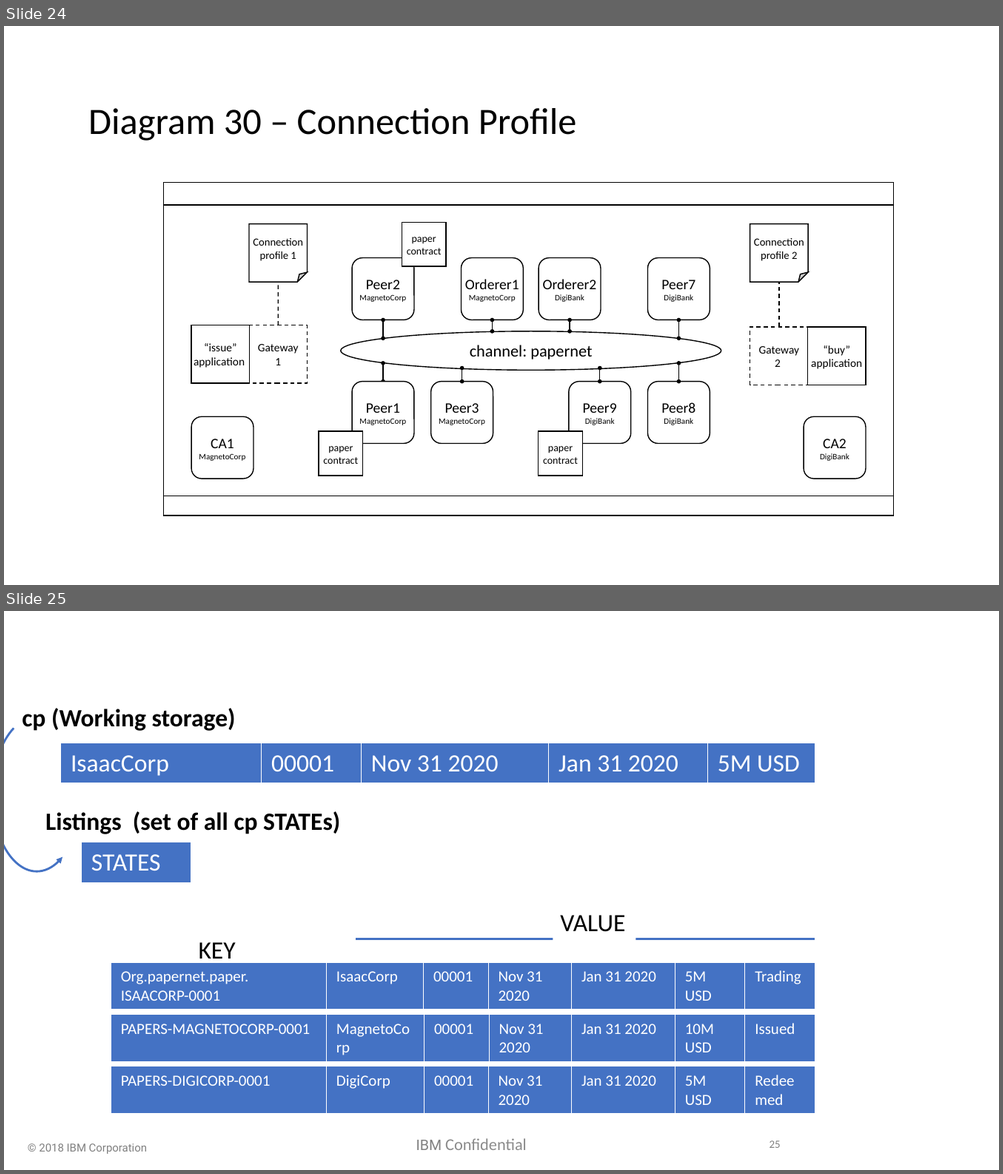
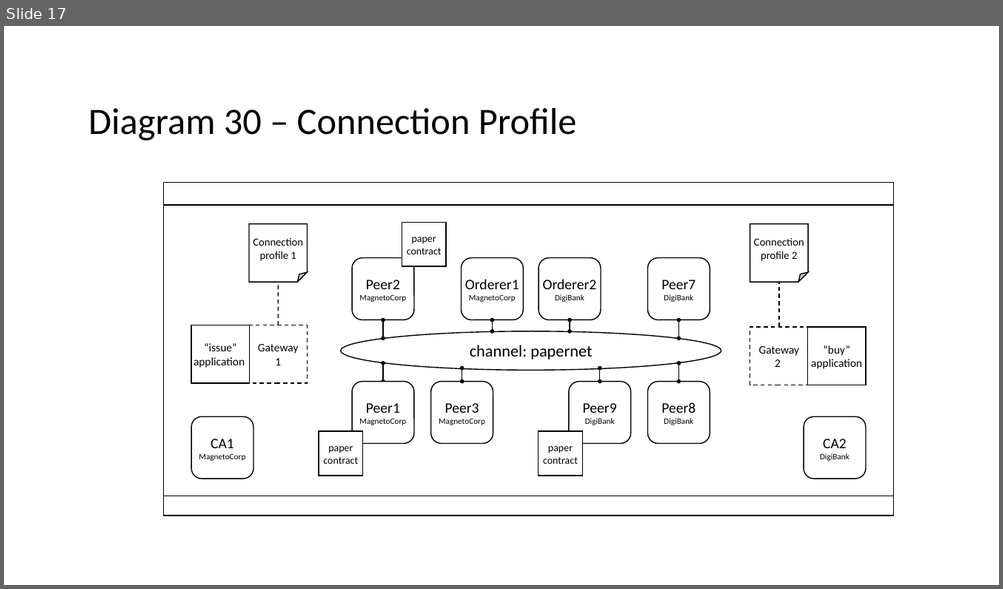
Before and after one commit to hyperledger/fabric, a slide deck: docs/source/developapps/diagrams.pptx. Shown one above the other, each under a label of ours: slides 24 and 25 before the commit, slide 17 after it. The pictures are 1003x1174 and 1003x589 pixels, drawn with LibreOffice and Linux fonts; fonts in the diff are those of the drawing; background and template pictures are left out. Boxes give left, top, right and bottom in pixels: in the first picture for what was removed or moved away, otherwise in the second. Text is boxed around its words. In the diff, an @@ line names an element or a change of style, - is before the commit and + after.

```diff
--- a/docs/source/developapps/diagrams.pptx
+++ b/docs/source/developapps/diagrams.pptx
@@ slide 25 removed at (4,611,999,1170), background #FFFFFF at 30% opacity @@
@@ arc (boxed as its full ellipse) removed at (4,717,81,871) @@
@@ text removed at (22,708,236,731) @@
-cp (Working storage)
@@ table removed at (61,743,815,783), 1 rows, 5 columns @@
-IsaacCorp | 00001 | Nov 31 2020 | Jan 31 2020 | 5M USD
@@ text removed at (45,812,340,834) @@
-Listings (set of all cp STATEs)
@@ table removed at (82,843,191,883), 1 rows, 1 columns @@
-STATES
@@ text removed at (560,915,625,932) @@
-VALUE
@@ text removed at (199,943,236,965) @@
-KEY
@@ line removed from (356, 940) to (815, 940) @@
@@ table removed at (111,963,816,1009), 1 rows, 7 columns @@
-Org.papernet.paper. ISAACORP-0001 | IsaacCorp | 00001 | Nov 31 2020 | Jan 31 2020 | 5M USD | Trading
@@ table removed at (111,1014,816,1062), 1 rows, 7 columns @@
-PAPERS-MAGNETOCORP-0001 | MagnetoCorp | 00001 | Nov 31 2020 | Jan 31 2020 | 10M USD | Issued
@@ table removed at (111,1067,816,1114), 1 rows, 7 columns @@
-PAPERS-DIGICORP-0001 | DigiCorp | 00001 | Nov 31 2020 | Jan 31 2020 | 5M USD | Redeemed
@@ text removed at (416,1139,526,1150) @@
-IBM Confidential
@@ page number removed at (769,1141,780,1148) @@
-25
@@ text removed at (39,1144,147,1154) @@
-© 2018 IBM Corporation
@@ what was slide 24 is now slide 17 @@
```
Also in this commit, not shown: 2 slides changed, 1 slide added, 11 other slides removed, 7 other files.
